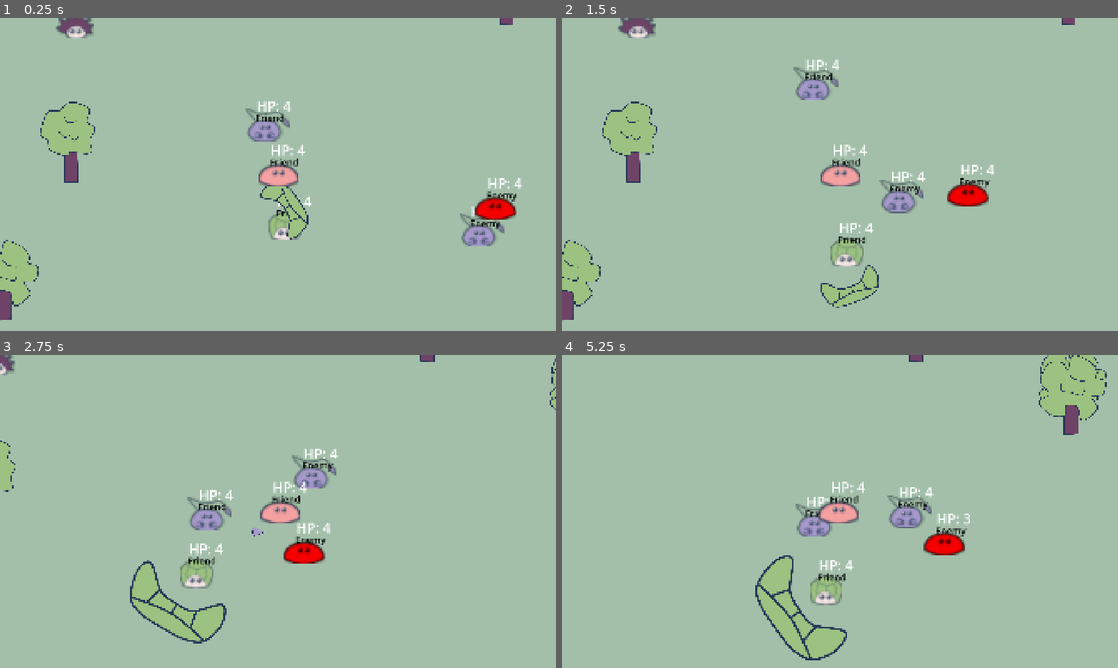
Above: before the commit, frames 1-4 (two rows, left to right).
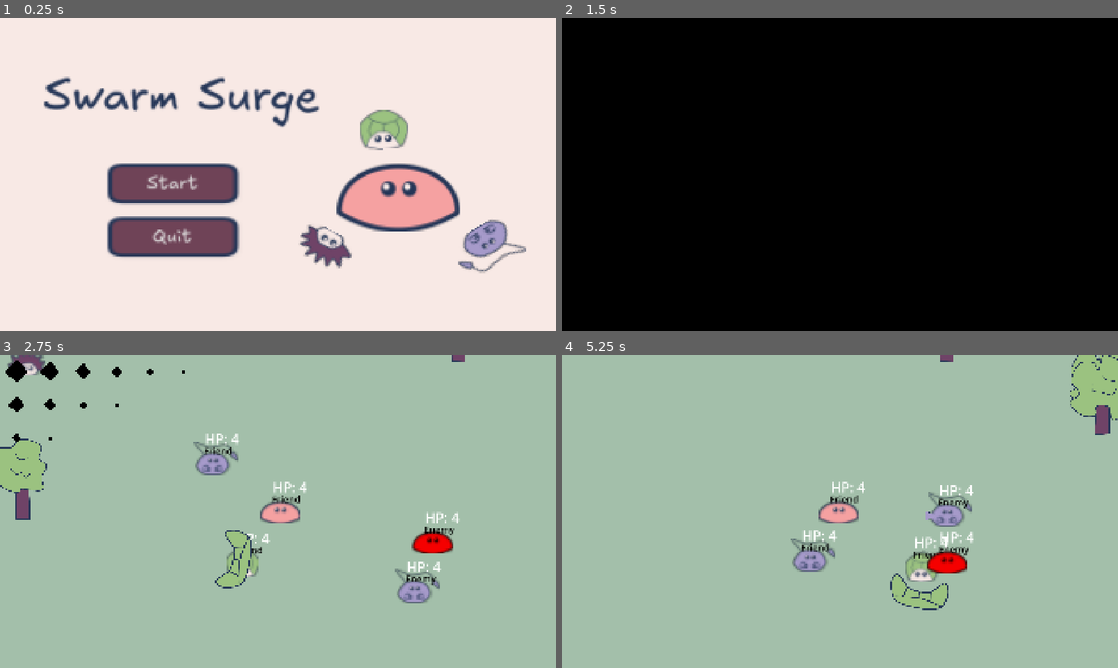
Above: after the commit, the same moments.

Repository: rinevard/SwarmSurge
Game: Godot game, scene res://scenes/main.tscn
Two runs of this game, one before a commit and one after it. Both use one fixed random seed, a clock stepped at 60 frames per second and the inputs below. Sound files missing from this copy of the repository are replaced by a short silence.
Inputs (mouse positions are in pixels of both pictures, inside the frame that each line leads up to):
- Up to frame 1 (0.25 s): no input
- Up to frame 2 (1.5 s): click (734, 183) at 0.5 s, where only the run after the commit has a clickable "Start"; click (734, 183) at 1.25 s, where only the run after the commit has a clickable "Start"
- Up to frame 3 (2.75 s): hold D (right) from 2.03 s (still down)
- Up to frame 4 (5.25 s): release D (right) at 2.78 s; hold S (down) 2.78-3.53 s; hold D (right) 3.53-4.28 s; hold W (up) 4.28-5.03 s; hold A (left) from 5.03 s (still down)

The runs differ from the first frame. In frame 1, 99% of the frame differs, in the area x 0-100%, y 0-100%; in frame 2, 100%; in frame 3, 9.6%; in frame 4, 9.7%.

Commit message:
开始菜单

Diff:
--- a/scenes/main.tscn
+++ b/scenes/main.tscn
@@ -2,7 +2,7 @@
 
 [ext_resource type="Script" uid="uid://dlweylyt5upyd" path="res://scripts/main.gd" id="1_0wfyh"]
 [ext_resource type="PackedScene" uid="uid://1eymsm54kac0" path="res://scenes/pause_menu.tscn" id="3_sugp2"]
-[ext_resource type="PackedScene" uid="uid://c1r25yahmaosa" path="res://scenes/game.tscn" id="4_jyhfs"]
+[ext_resource type="PackedScene" uid="uid://c38p3qlh1a6yt" path="res://scenes/start_menu.tscn" id="4_jyhfs"]
 [ext_resource type="Shader" uid="uid://de1yfa261tayo" path="res://scripts/transition_mask.gdshader" id="4_tbgi4"]
 
 [sub_resource type="ShaderMaterial" id="ShaderMaterial_tefeu"]
@@ -14,13 +14,12 @@
 script = ExtResource("1_0wfyh")
 metadata/_edit_lock_ = true
 
-[node name="Game" parent="." instance=ExtResource("4_jyhfs")]
-metadata/_edit_lock_ = true
-
 [node name="CanvasLayer" type="CanvasLayer" parent="."]
 
 [node name="PauseMenu" parent="CanvasLayer" instance=ExtResource("3_sugp2")]
 visible = false
+
+[node name="StartMenu" parent="CanvasLayer" instance=ExtResource("4_jyhfs")]
 
 [node name="TransitionMask" type="ColorRect" parent="CanvasLayer"]
 material = SubResource("ShaderMaterial_tefeu")
@@ -34,3 +33,5 @@
 
 [connection signal="pause_clicked" from="CanvasLayer/PauseMenu" to="." method="_on_pause_menu_pause_clicked"]
 [connection signal="reset_game" from="CanvasLayer/PauseMenu" to="." method="_on_pause_menu_reset_game"]
+[connection signal="exit_clicked" from="CanvasLayer/StartMenu" to="." method="_on_start_menu_exit_clicked"]
+[connection signal="start_clicked" from="CanvasLayer/StartMenu" to="." method="_on_start_menu_start_clicked"]
--- /dev/null
+++ b/scenes/start_menu.tscn
@@ -0,0 +1,120 @@
+[gd_scene load_steps=6 format=3 uid="uid://c38p3qlh1a6yt"]
+
+[ext_resource type="Script" uid="uid://b3iao4kykflbl" path="res://scripts/start_menu.gd" id="1_h61rw"]
+[ext_resource type="PackedScene" uid="uid://c3dxa4d5qober" path="res://scenes/my_button.tscn" id="1_ouf4f"]
+[ext_resource type="Texture2D" uid="uid://baidxml36re64" path="res://assets/art/creatures.png" id="2_m7x51"]
+[ext_resource type="PackedScene" uid="uid://8nfdqe4dxm7d" path="res://scenes/my_label.tscn" id="2_thu50"]
+
+[sub_resource type="Curve2D" id="Curve2D_m7x51"]
+_data = {
+"points": PackedVector2Array(58.5683, -0.263157, -58.5683, 0.263157, 1384.36, 301.668, 52.287, -35.6295, -52.287, 35.6295, 1081.19, 369.1, 1.59357, -106.86, -1.59357, 106.86, 998.61, 552.466, -37.0711, -32.6625, 37.0711, 32.6625, 1081.19, 772.507, -125.148, 0.767243, 125.148, -0.767243, 1375.67, 843.487, -48.1026, 36.9881, 48.1026, -36.9881, 1682.1, 752.395, 0, 102.753, 0, -102.753, 1776.63, 587.957, 57.2584, 41.7472, -57.2584, -41.7472, 1688.62, 392.76, 52.5131, 0.287075, -52.5131, -0.287075, 1384.36, 301.668)
+}
+point_count = 9
+
+[node name="StartMenu" type="Control"]
+layout_mode = 3
+anchors_preset = 15
+anchor_right = 1.0
+anchor_bottom = 1.0
+grow_horizontal = 2
+grow_vertical = 2
+script = ExtResource("1_h61rw")
+metadata/_edit_lock_ = true
+
+[node name="ColorRect" type="ColorRect" parent="."]
+layout_mode = 1
+anchors_preset = 15
+anchor_right = 1.0
+anchor_bottom = 1.0
+grow_horizontal = 2
+grow_vertical = 2
+color = Color(0.972549, 0.913725, 0.898039, 1)
+metadata/_edit_lock_ = true
+
+[node name="VBoxContainer" type="VBoxContainer" parent="."]
+layout_mode = 0
+offset_left = 339.0
+offset_top = 480.0
+offset_right = 849.0
+offset_bottom = 844.0
+metadata/_edit_lock_ = true
+
+[node name="StartButton" parent="VBoxContainer" instance=ExtResource("1_ouf4f")]
+custom_minimum_size = Vector2(510, 180)
+layout_mode = 2
+text = "Start"
+
+[node name="ExitButton" parent="VBoxContainer" instance=ExtResource("1_ouf4f")]
+custom_minimum_size = Vector2(510, 180)
+layout_mode = 2
+text = "Quit"
+
+[node name="MyLabel" parent="." instance=ExtResource("2_thu50")]
+layout_mode = 0
+offset_left = 148.0
+offset_top = 171.0
+offset_right = 1215.0
+offset_bottom = 382.0
+theme_override_colors/default_color = Color(0.145098, 0.211765, 0.341176, 1)
+theme_override_font_sizes/bold_italics_font_size = 160
+theme_override_font_sizes/italics_font_size = 160
+theme_override_font_sizes/mono_font_size = 160
+theme_override_font_sizes/normal_font_size = 160
+theme_override_font_sizes/bold_font_size = 160
+text = "Swarm Surge"
+metadata/_edit_lock_ = true
+
+[node name="Sprites" type="Node2D" parent="."]
+
+[node name="Master" type="Sprite2D" parent="Sprites"]
+position = Vector2(1374, 618)
+scale = Vector2(0.75, 0.75)
+texture = ExtResource("2_m7x51")
+region_enabled = true
+region_rect = Rect2(119, 886, 567, 316)
+
+[node name="Path2D" type="Path2D" parent="Sprites"]
+position = Vector2(99, 124)
+scale = Vector2(0.920279, 0.8453)
+curve = SubResource("Curve2D_m7x51")
+
+[node name="TurtlePathFollow2D" type="PathFollow2D" parent="Sprites/Path2D"]
+position = Vector2(1384.36, 301.668)
+rotation = 3.1371
+metadata/_edit_lock_ = true
+
+[node name="Turtle" type="Sprite2D" parent="Sprites/Path2D/TurtlePathFollow2D"]
+rotation = -3.05884
+scale = Vector2(0.4, 0.4)
+texture = ExtResource("2_m7x51")
+region_enabled = true
+region_rect = Rect2(166, 74, 455, 404)
+metadata/_edit_lock_ = true
+
+[node name="HedgehogPathFollow2D" type="PathFollow2D" parent="Sprites/Path2D"]
+position = Vector2(1067.48, 758.679)
+rotation = 0.848663
+progress = 745.839
+
+[node name="Hedgehog" type="Sprite2D" parent="Sprites/Path2D/HedgehogPathFollow2D"]
+rotation = -3.05884
+scale = Vector2(0.4, 0.4)
+texture = ExtResource("2_m7x51")
+region_enabled = true
+region_rect = Rect2(1114, 805, 526, 374)
+
+[node name="ScorpionPathFollow2D" type="PathFollow2D" parent="Sprites/Path2D"]
+position = Vector2(1674.32, 758.012)
+rotation = -0.599031
+progress = 1386.5
+
+[node name="Scorpion" type="Sprite2D" parent="Sprites/Path2D/ScorpionPathFollow2D"]
+position = Vector2(-41.502, 52.7501)
+rotation = -3.05884
+scale = Vector2(0.4, 0.4)
+texture = ExtResource("2_m7x51")
+region_enabled = true
+region_rect = Rect2(1170, 68, 615, 461)
+
+[connection signal="pressed" from="VBoxContainer/StartButton" to="." method="_on_start_button_pressed"]
+[connection signal="pressed" from="VBoxContainer/ExitButton" to="." method="_on_exit_button_pressed"]
--- a/scripts/main.gd
+++ b/scripts/main.gd
@@ -1,12 +1,15 @@
 extends Node2D
 
 @onready var pause_menu: PauseMenu = $CanvasLayer/PauseMenu
-@onready var game: Game = $Game
+@onready var start_menu: StartMenu = $CanvasLayer/StartMenu
 @onready var transition_mask: ColorRect = $CanvasLayer/TransitionMask
+
+var game: Game = null
 
 const GAME = preload("res://scenes/game.tscn")
 
 func _ready() -> void:
+	start_menu.show()
 	pause_menu.hide()
 
 func _input(event: InputEvent) -> void:
@@ -54,3 +57,19 @@
 	tween.tween_property(transition_mask, "material:shader_parameter/progress", 0.0, transition_duration)
 	await tween.finished
 #endregion
+
+func _on_start_menu_exit_clicked() -> void:
+	await _transition_fade_in()
+	get_tree().quit()
+
+func _on_start_menu_start_clicked() -> void:
+	await _transition_fade_in()
+	start_menu.hide()
+
+	if game and is_instance_valid(game):
+		game.call_deferred("queue_free")
+	game = GAME.instantiate()
+	Global.reset_game_data(game)
+	call_deferred("add_child", game)
+	Global.game_paused = false
+	await _transition_fade_out()
--- /dev/null
+++ b/scripts/start_menu.gd
@@ -0,0 +1,21 @@
+extends Control
+class_name StartMenu
+
+signal start_clicked()
+signal exit_clicked()
+
+var rotation_ratio_speed: float = 0.1
+@onready var turtle_path_follow_2d: PathFollow2D = $Sprites/Path2D/TurtlePathFollow2D
+@onready var hedgehog_path_follow_2d: PathFollow2D = $Sprites/Path2D/HedgehogPathFollow2D
+@onready var scorpion_path_follow_2d: PathFollow2D = $Sprites/Path2D/ScorpionPathFollow2D
+
+func _on_start_button_pressed() -> void:
+	start_clicked.emit()
+
+func _on_exit_button_pressed() -> void:
+	exit_clicked.emit()
+
+func _physics_process(delta: float) -> void:
+	turtle_path_follow_2d.progress_ratio += rotation_ratio_speed * delta
+	hedgehog_path_follow_2d.progress_ratio += rotation_ratio_speed * delta
+	scorpion_path_follow_2d.progress_ratio += rotation_ratio_speed * delta
Not shown, changed: assets/sfxs/hedgehog.wav.import
Not shown, changed: assets/sfxs/hit.wav.import
Not shown, changed: assets/sfxs/shield.wav.import
Not shown, added: export_presets.cfg
Not shown, added: scripts/start_menu.gd.uid
